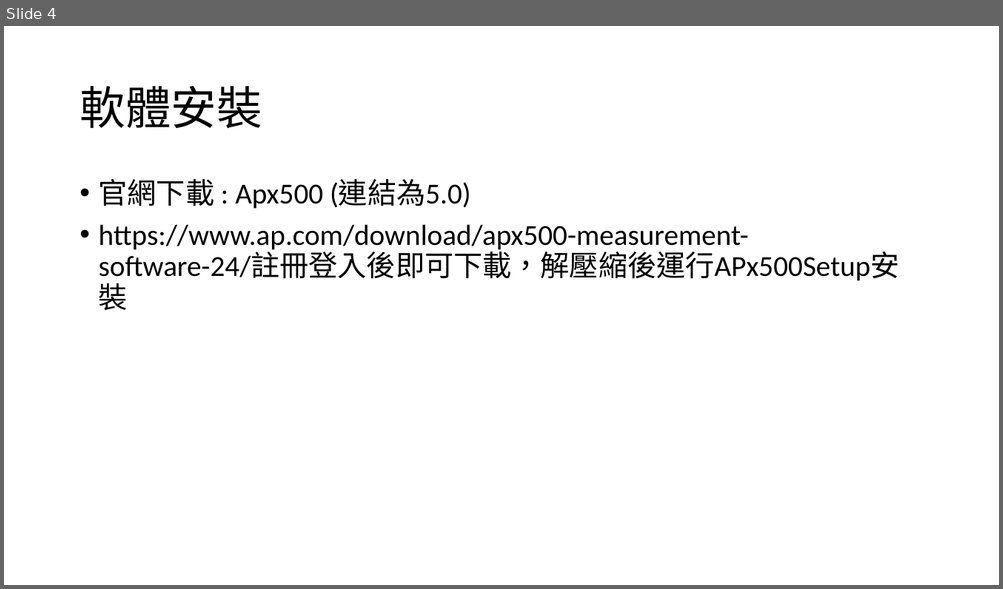
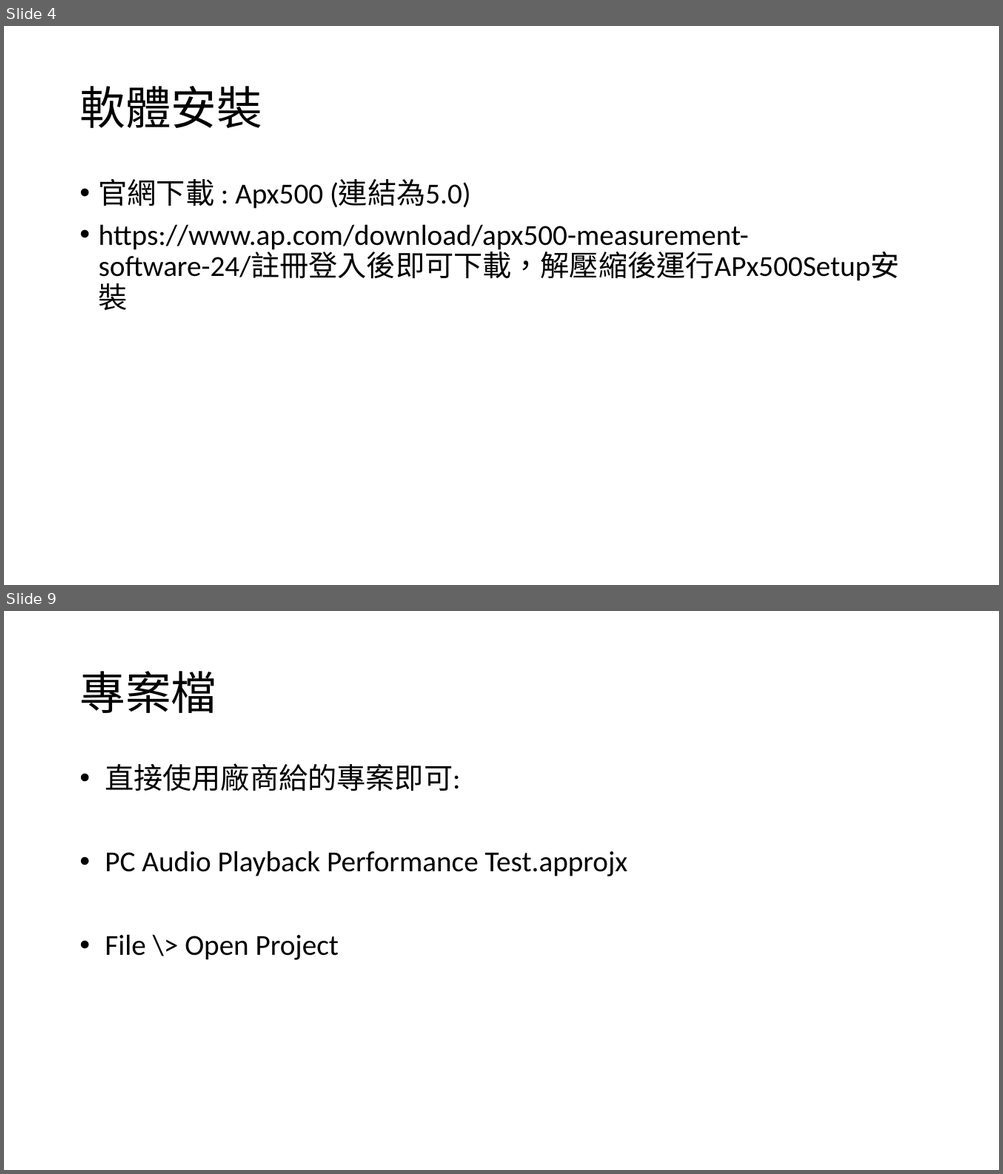
Before and after one commit to yyu002/Apx515_md, a slide deck: ppt/apx515_pre _install.pptx. Shown one above the other, each under a label of ours: slide 4 before the commit, slides 4 and 9 after it; the slides between them are not shown. The pictures are 1003x589 and 1003x1174 pixels, drawn with LibreOffice and Linux fonts; fonts in the diff are those of the drawing. Boxes give left, top, right and bottom in pixels: in the first picture for what was removed or moved away, otherwise in the second. Text is boxed around its words. In the diff, an @@ line names an element or a change of style, - is before the commit and + after.

```diff
--- a/ppt/apx515_pre _install.pptx
+++ b/ppt/apx515_pre _install.pptx
@@ slide 9 added at (4,611,999,1170), background #FFFFFF @@
@@ title added at (79,671,216,713), 44 pt, text #000000 @@
+專案檔
@@ text added at (105,763,628,960), 28 pt, text #000000 @@
+• 直接使用廠商給的專案即可:
+• PC Audio Playback Performance Test.approjx
+• File \> Open Project
```
Also in this commit, not shown: 1 slide changed, 4 other slides added, 1 slide removed, 3 other files.
